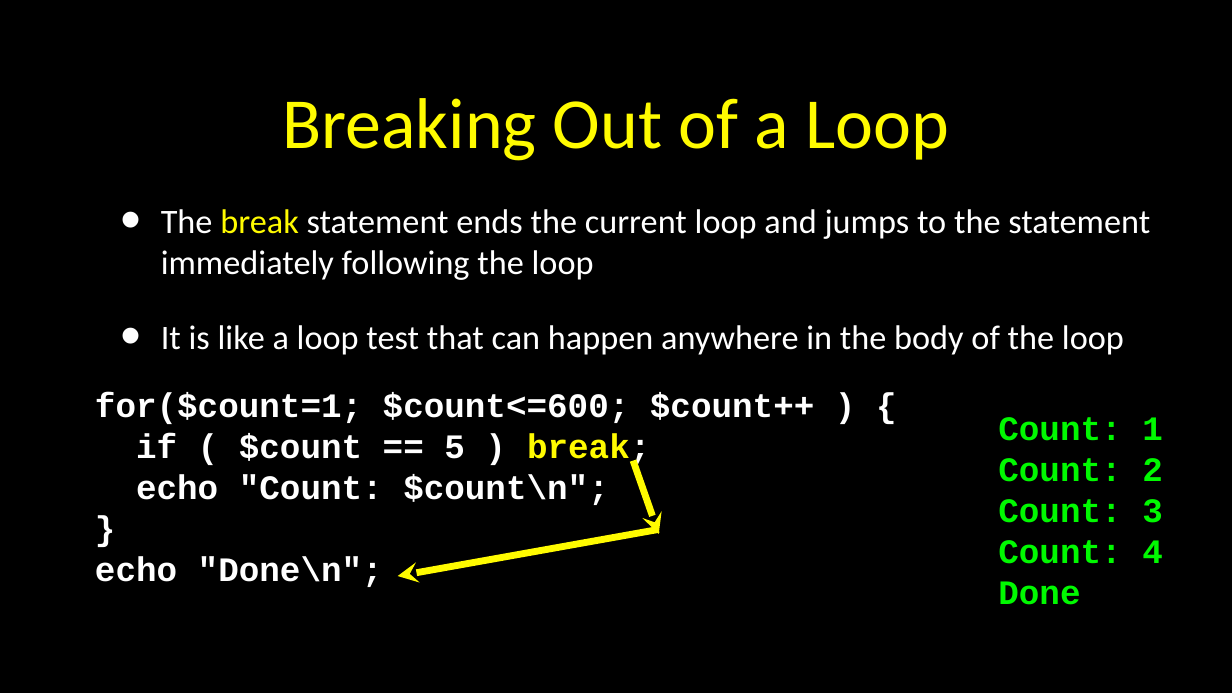
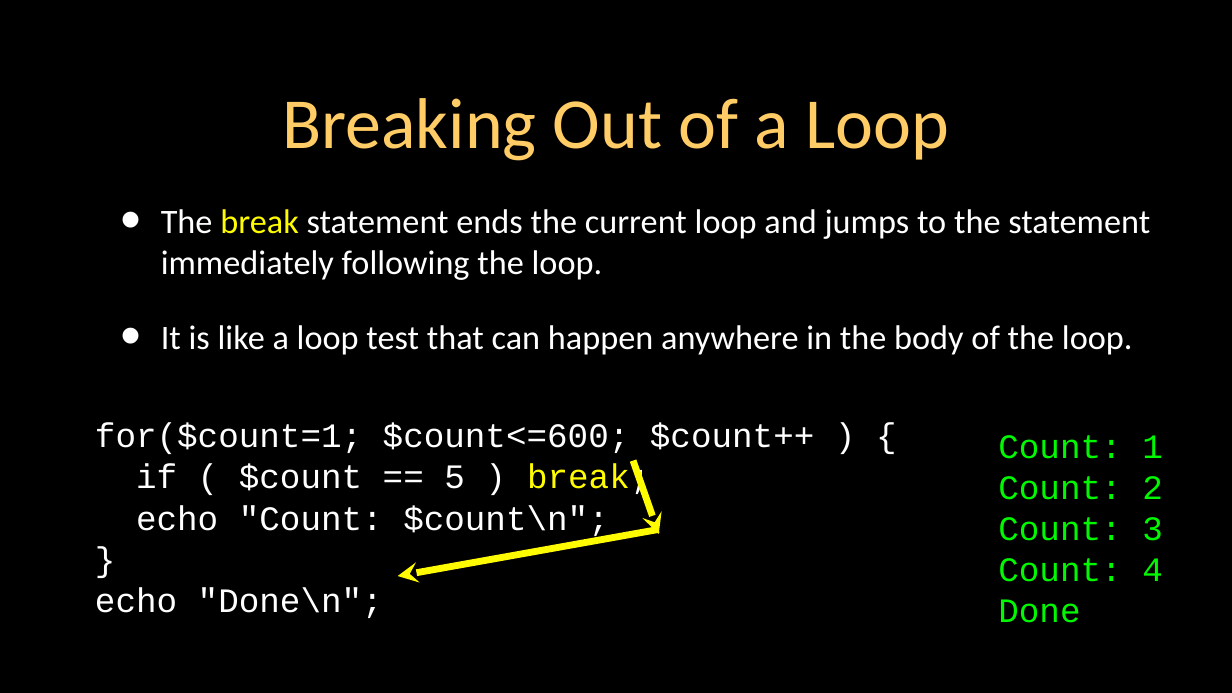
Before and after one commit to csev/wa4e, a slide deck: slide 44 of lectures/PHP-01-Overview.ppt. Drawn at 1232x693 pixels with LibreOffice and Linux fonts; fonts in the diff are those of the drawing. Boxes give left, top, right and bottom in pixels: in the first picture for what was removed or moved away, otherwise in the second. Text is boxed around its words. In the diff, an @@ line names an element or a change of style, - is before the commit and + after.

```diff
--- a/lectures/PHP-01-Overview.ppt
+++ b/lectures/PHP-01-Overview.ppt
@@ title "Breaking Out of a Loop" at bbox=[283, 98, 949, 161]: text colour #FFFB00 to #FFCC66 @@
@@ text at bbox=[161, 209, 1150, 355]: text changed @@
-• The break statement ends the current loop and jumps to the statement immediately following the loop
-• It is like a loop test that can happen anywhere in the body of the loop
+• The break statement ends the current loop and jumps to the statement immediately following the loop.
+• It is like a loop test that can happen anywhere in the body of the loop.
@@ free "for($count=1; $count<=600; $count++ ) {" at bbox=[91, 409, 1190, 623]: bold off @@
@@ free "for($count=1; $count<=600; $count++ ) {": place and size @@
-free "for($count=1; $count<=600; $count++ ) {" at bbox=[91, 378, 1190, 593]
+free "for($count=1; $count<=600; $count++ ) {" at bbox=[91, 409, 1190, 623]
@@ free "Count: 1": place and size @@
-free "Count: 1" at bbox=[994, 402, 1190, 616]
+free "Count: 1" at bbox=[994, 419, 1190, 633]
@@ free "Count: 1" at bbox=[994, 419, 1190, 633]: bold off @@
```
Also in this commit, not shown: 44 other slides changed, 3 other files.
